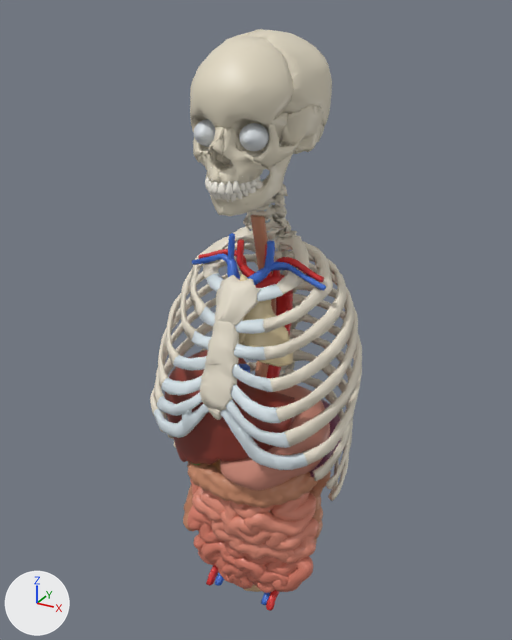
Two versions of the glTF model models/anatomyverse-organs.glb, one commit apart.
Before and after are seen from a camera (50 mm lens) standing at (0.428, -0.799, 1.731) and looking at (-0.014, 0.005, 1.329). Every picture has the same lights, and +X, +Y and +Z are marked at lower left. The picture after the commit comes second. Where no turn or scale is listed for an object, it has been applied to the vertices.

In view in the first picture: 'costal_cartilages_L', 'costal_cartilages_R', 'ileum', 'jejunum', 'large_intestine', 'liver', 'rib_cage_L', 'rib_cage_R', 'skull', 'skull_L', 'skull_R', 'sternum', 'stomach' and 26 more.
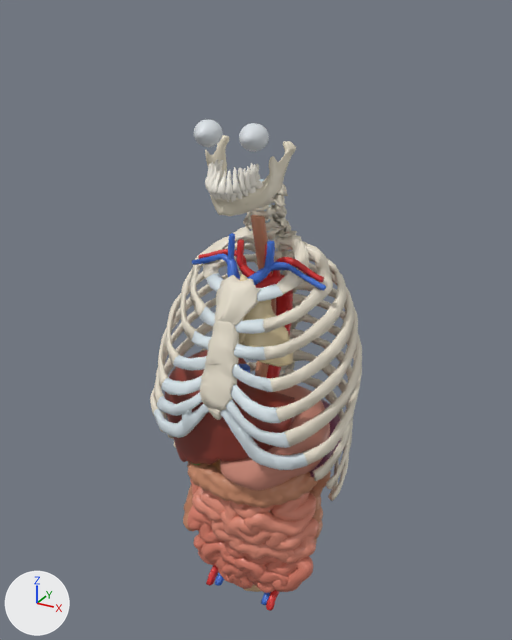
Edits to the bpy script that builds the scene:
```text
Change ob_skull_r:
    ob_skull_r.scale: (0.0426, 0.107, 0.0815) -> (1.0, 1.0, 1.0)
    ob_skull_r: bpy.data.objects.new('skull_R', me_skull_r) -> bpy.data.objects.new('skull_R', None)
    ob_skull_r.location: (-0.037, -0.014, 1.627) -> (0.0, 0.0, 0.0)
Change ob_skull_l:
    ob_skull_l.scale: (0.0434, 0.106, 0.0814) -> (1.0, 1.0, 1.0)
    ob_skull_l: bpy.data.objects.new('skull_L', me_skull_l) -> bpy.data.objects.new('skull_L', None)
    ob_skull_l.location: (0.035, -0.013, 1.627) -> (0.0, 0.0, 0.0)
Change ob_skull:
    ob_skull.scale: (0.0653, 0.102, 0.0721) -> (1.0, 1.0, 1.0)
    ob_skull: bpy.data.objects.new('skull', me_skull) -> bpy.data.objects.new('skull', None)
    ob_skull.location: (-0.001, -0.006, 1.631) -> (0.0, 0.0, 0.0)
```

Changed parts and their boxes [x1, y1, x2, y2] in the pictures (512 x 640 px):
'skull', no longer drawn (pale yellow): before [190, 36, 299, 162]
'skull_L', no longer drawn (pale yellow): before [211, 30, 332, 185]
'skull_R', no longer drawn (mostly hidden): before [190, 29, 263, 184]
